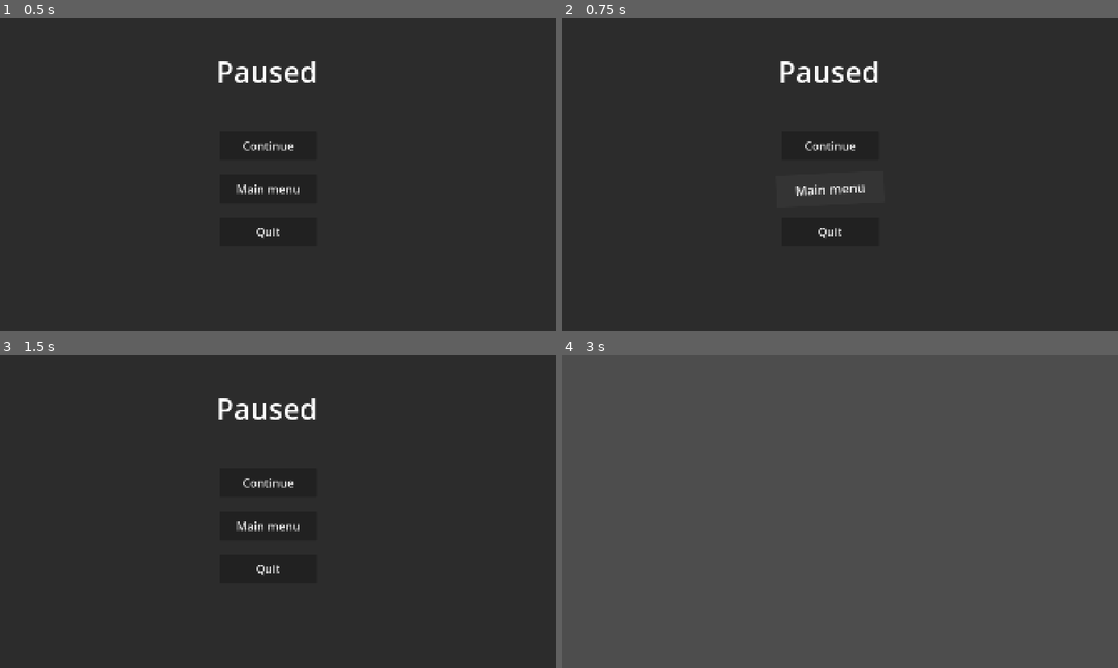
Above: before the commit, frames 1-4 (two rows, left to right).
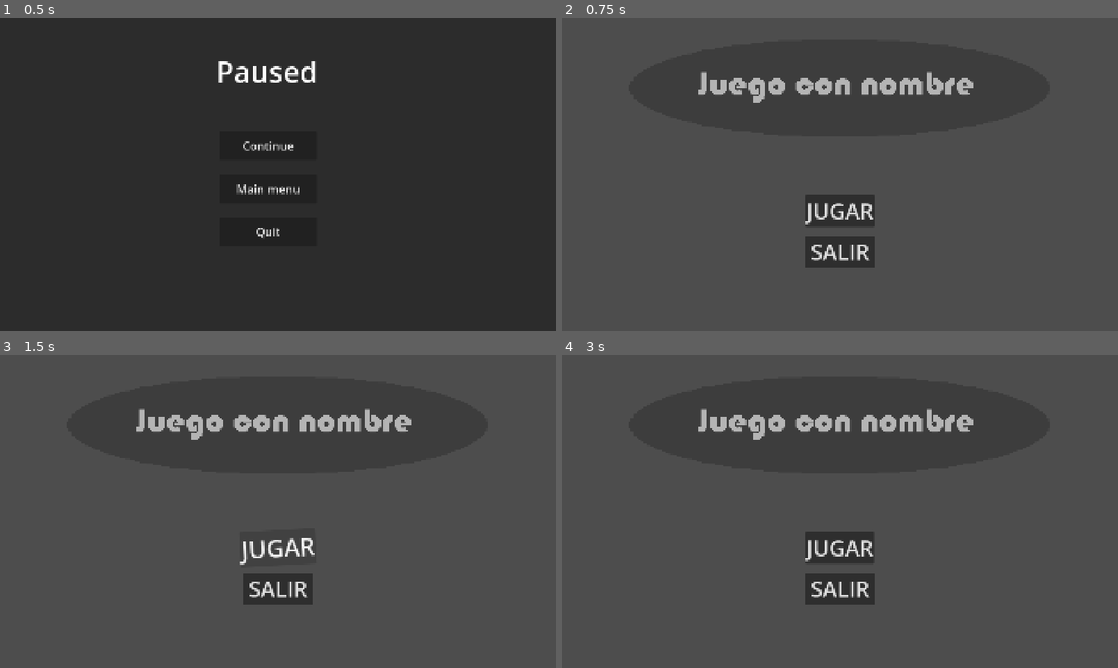
Above: after the commit, the same moments.

Repository: Triktor1/ComJamOn2026
Game: Godot game, scene res://escenas/pause_menu.tscn
Same seed, same stepped clock (60 frames per second), same inputs: the game is played once before the commit and once after it. The project has no main scene, so this scene is started directly.
Inputs (mouse positions are in pixels of both pictures, inside the frame that each line leads up to):
- Up to frame 1 (0.5 s): no input
- Up to frame 2 (0.75 s): click "Main menu" at 0.5 s
- Up to frame 3 (1.5 s): click (278, 549) at 1.25 s, where only the run after the commit has a clickable "JUGAR"
- Up to frame 4 (3 s): click (840, 549) at 2 s, where only the run after the commit has a clickable "JUGAR"; click (828, 483) at 2.75 s, where only the run before the commit has a clickable "Continue"

Frame 1 is identical in both runs. In frame 2, 82% of the frame differs, in the area x 0-100%, y 0-100%; in frame 3, 83%; in frame 4, 4.0%.

Commit message:
pause menu va

Diff:
--- a/escenas/pause_menu.tscn
+++ b/escenas/pause_menu.tscn
@@ -1,7 +1,8 @@
-[gd_scene format=3 uid="uid://iw0exxhl52xm"]
+[gd_scene format=3 uid="uid://dywdg2xa4vxe3"]
 
 [ext_resource type="Script" uid="uid://b5ash1gwygw01" path="res://scripts/pause_menu.gd" id="1_hdmo1"]
 [ext_resource type="PackedScene" uid="uid://bhq7k2fh6grn4" path="res://escenas/prefabs/button_effects_component.tscn" id="2_nwcfo"]
+[ext_resource type="PackedScene" uid="uid://b6gvdyse5dqo7" path="res://escenas/mainMenu.tscn" id="2_pjyxd"]
 
 [node name="PauseMenu" type="Control" unique_id=1735628407]
 process_mode = 3
@@ -12,6 +13,7 @@
 grow_horizontal = 2
 grow_vertical = 2
 script = ExtResource("1_hdmo1")
+main_menu_scene = ExtResource("2_pjyxd")
 
 [node name="ColorRect" type="ColorRect" parent="." unique_id=955781304]
 layout_mode = 0
--- a/scripts/pause_menu.gd
+++ b/scripts/pause_menu.gd
@@ -3,6 +3,8 @@
 @onready var cont_button:Button=$ContinueButton
 @onready var main_button:Button=$MainMenuButton
 @onready var quit_button:Button=$QuitButton
+
+@export var main_menu_scene:PackedScene
 
 
 # Called when the node enters the scene tree for the first time.
@@ -16,7 +18,7 @@
 	get_tree().paused=!get_tree().paused
 
 func _main_menu():
-	get_tree().change_scene_to_file("res://mainMenu.tscn")
+	get_tree().change_scene_to_packed(main_menu_scene)
 
 func _quit():
 	get_tree().quit()
